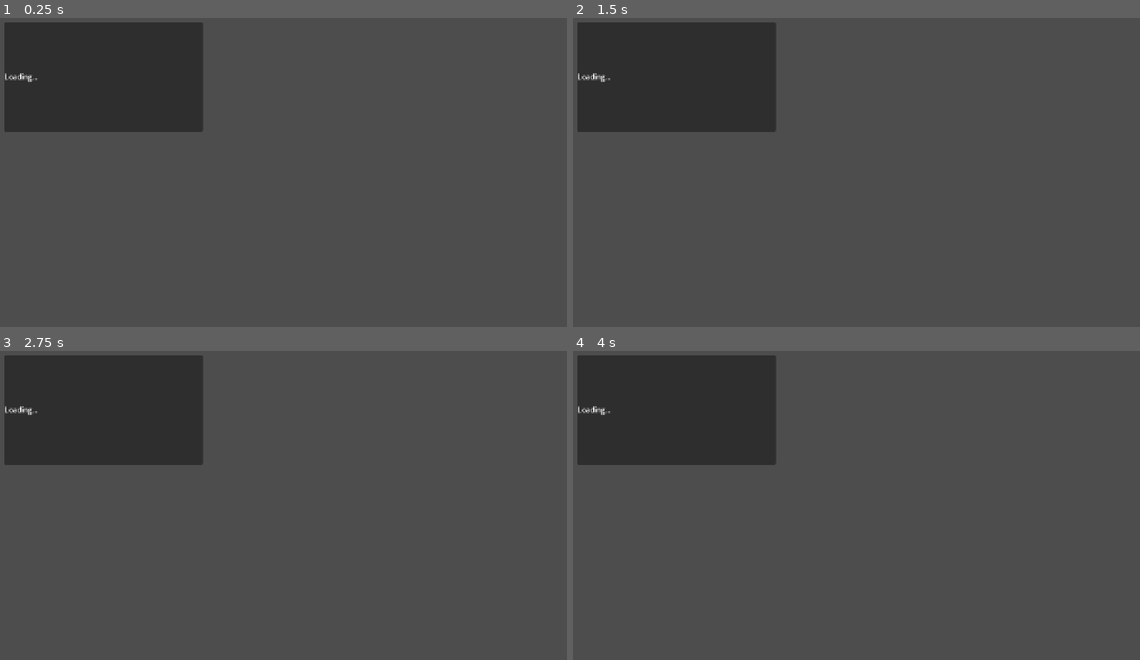
Above: before the commit, frames 1-4 (two rows, left to right).
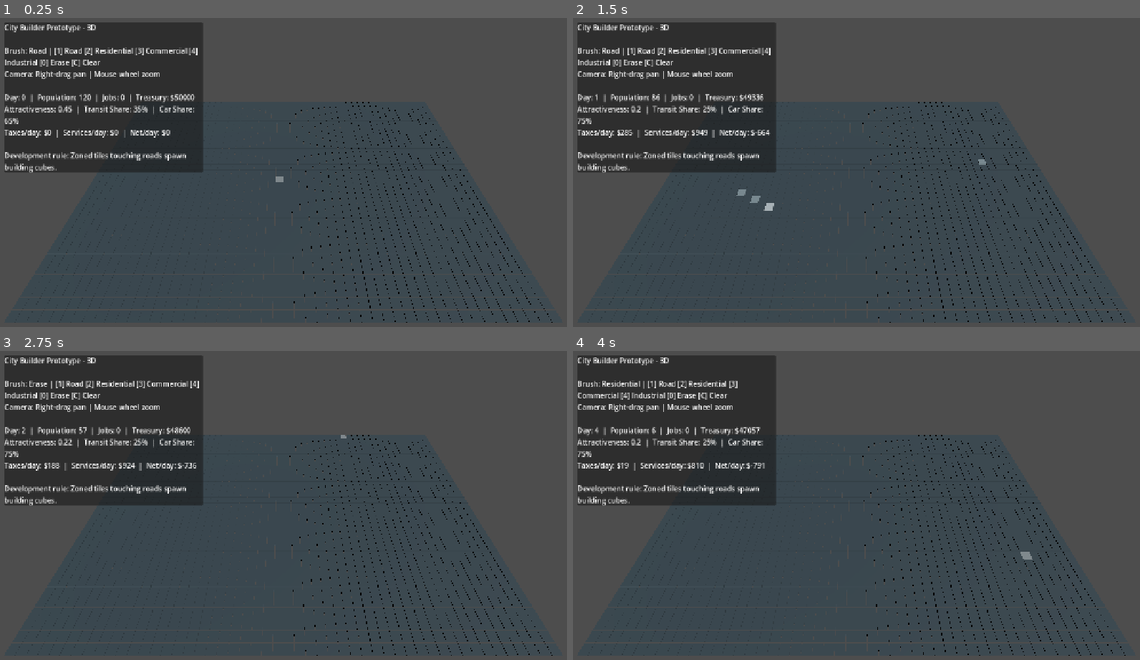
Above: after the commit, the same moments.

Repository: justakline/city_builder
Game: Godot game, scene res://scenes/main.tscn
The game is run twice, just before and just after one commit, with the same random seed, the same clock (stepped at 60 frames per second) and the same inputs.
Inputs (mouse positions are in pixels of both pictures, inside the frame that each line leads up to):
- Up to frame 1 (0.25 s): no input
- Up to frame 2 (1.5 s): tap Enter at 0.5 s; move the mouse to (981, 160) at 0.52 s; tap C at 0.6 s; click (981, 160) at 0.67 s; tap Space at 1.25 s; drag from (743, 191) to (828, 240) at 1.27 s
- Up to frame 3 (2.75 s): tap Enter at 2 s; move the mouse to (340, 437) at 2.02 s; tap 0 at 2.1 s; click (340, 437) at 2.17 s; tap C at 2.3 s
- Up to frame 4 (4 s): tap Space at 2.75 s; drag from (828, 573) to (686, 462) at 2.77 s; tap Enter at 3.5 s; move the mouse to (1026, 558) at 3.52 s; tap 2 at 3.6 s; click (1026, 558) at 3.67 s; tap C at 3.8 s

The runs differ from the first frame. In frame 1, 7.8% of the frame differs, in the area x 0-98%, y 2-99%; in frame 2, 7.8%; in frame 3, 7.7%; in frame 4, 7.8%.
Error before the commit: Parse Error: Cannot infer the type of "c" variable because the value doesn't have a set type. (res://scripts/main.gd:173)

Commit message:
Convert prototype to 3D with build cubes, camera pan/zoom, and Godot editor metadata

Diff:
--- a/project.godot
+++ b/project.godot
@@ -1,5 +1,6 @@
 ; Engine configuration file.
-; It's best edited using the editor and not directly.
+; It's best edited using the editor UI and not directly,
+; since the parameters that go here are not all obvious.
 ;
 ; Format:
 ;   [section] ; section goes between []
@@ -7,11 +8,15 @@
 
 config_version=5
 
+[animation]
+
+compatibility/default_parent_skeleton_in_mesh_instance_3d=true
+
 [application]
 
 config/name="city_builder"
 run/main_scene="res://scenes/main.tscn"
-config/features=PackedStringArray("4.2")
+config/features=PackedStringArray("4.6")
 config/icon="res://assets/icon.svg"
 
 [display]
@@ -19,9 +24,7 @@
 window/size/viewport_width=1280
 window/size/viewport_height=720
 window/stretch/mode="canvas_items"
-window/stretch/aspect="keep"
 
 [rendering]
 
-renderer/rendering_method="forward_plus"
 textures/vram_compression/import_s3tc_bptc=true
--- a/scenes/main.tscn
+++ b/scenes/main.tscn
@@ -3,11 +3,28 @@
 [ext_resource type="Script" path="res://scripts/main.gd" id="1_5dn5a"]
 [ext_resource type="Script" path="res://scripts/sim/simulation.gd" id="2_j08t8"]
 
-[node name="Main" type="Node2D"]
+[node name="Main" type="Node3D"]
 script = ExtResource("1_5dn5a")
 
 [node name="Simulation" type="Node" parent="."]
 script = ExtResource("2_j08t8")
+
+[node name="Sun" type="DirectionalLight3D" parent="."]
+transform = Transform3D(0.819152, -0.409576, 0.401106, 0, 0.699663, 0.714473, -0.573576, -0.585529, 0.573577, 0, 28, 0)
+light_energy = 1.5
+
+[node name="World" type="Node3D" parent="."]
+
+[node name="GroundRoot" type="Node3D" parent="World"]
+
+[node name="BuildingRoot" type="Node3D" parent="World"]
+
+[node name="HoverCursor" type="MeshInstance3D" parent="World"]
+visible = false
+
+[node name="Camera3D" type="Camera3D" parent="."]
+current = true
+near = 0.05
 
 [node name="UI" type="CanvasLayer" parent="."]
 
--- a/scripts/main.gd
+++ b/scripts/main.gd
@@ -1,9 +1,13 @@
-extends Node2D
+extends Node3D
 
 const GRID_WIDTH: int = 50
 const GRID_HEIGHT: int = 32
-const CELL_SIZE: int = 24
-const WORLD_OFFSET: Vector2i = Vector2i(20, 120)
+const CELL_SIZE: float = 2.0
+const GROUND_THICKNESS: float = 0.2
+
+const CAMERA_MIN_DISTANCE: float = 18.0
+const CAMERA_MAX_DISTANCE: float = 120.0
+const CAMERA_TILT_DEG: float = 55.0
 
 enum TileType {
 	EMPTY,
@@ -13,15 +17,7 @@
 	INDUSTRIAL,
 }
 
-const TILE_COLORS := {
-	TileType.EMPTY: Color("2d3c44"),
-	TileType.ROAD: Color("6f7f86"),
-	TileType.RESIDENTIAL: Color("66bb6a"),
-	TileType.COMMERCIAL: Color("42a5f5"),
-	TileType.INDUSTRIAL: Color("ffa726"),
-}
-
-const TILE_NAMES := {
+const TILE_NAMES: Dictionary = {
 	TileType.EMPTY: "Erase",
 	TileType.ROAD: "Road",
 	TileType.RESIDENTIAL: "Residential",
@@ -31,39 +27,66 @@
 
 @onready var simulation: Node = $Simulation
 @onready var info_label: Label = $UI/Panel/InfoLabel
-
-var grid: Array[Array] = []
+@onready var ground_root: Node3D = $World/GroundRoot
+@onready var building_root: Node3D = $World/BuildingRoot
+@onready var hover_cursor: MeshInstance3D = $World/HoverCursor
+@onready var camera_3d: Camera3D = $Camera3D
+
+var grid: Array = []
+var ground_tiles: Array = []
+var building_tiles: Dictionary = {}
+
 var active_brush: int = TileType.ROAD
 var hovered_cell: Vector2i = Vector2i(-1, -1)
 var last_stats: Dictionary = {}
 
+var materials: Dictionary = {}
+
+var is_panning: bool = false
+var camera_target: Vector3 = Vector3.ZERO
+var camera_distance: float = 56.0
+
 
 func _ready() -> void:
+	_initialize_materials()
 	_initialize_grid()
+	_generate_ground_meshes()
+	_initialize_hover_cursor()
+	_update_camera_transform()
 	last_stats = simulation.get_snapshot()
 	set_process(true)
-	queue_redraw()
 
 
 func _process(delta: float) -> void:
+	hovered_cell = _mouse_to_cell(get_viewport().get_mouse_position())
+	_update_hover_cursor()
+
 	var sim_inputs: Dictionary = _collect_sim_inputs()
 	last_stats = simulation.advance(delta, sim_inputs)
-	hovered_cell = _world_to_cell(get_global_mouse_position())
 	_update_ui()
 
 
 func _unhandled_input(event: InputEvent) -> void:
-	if event is InputEventMouseButton and event.pressed and event.button_index == MOUSE_BUTTON_LEFT:
-		var cell: Vector2i = _world_to_cell(event.position)
-		if _is_cell_in_bounds(cell):
-			_paint_cell(cell, active_brush)
-			queue_redraw()
-
-	if event is InputEventMouseMotion and Input.is_mouse_button_pressed(MOUSE_BUTTON_LEFT):
-		var drag_cell: Vector2i = _world_to_cell(event.position)
-		if _is_cell_in_bounds(drag_cell):
-			_paint_cell(drag_cell, active_brush)
-			queue_redraw()
+	if event is InputEventMouseButton:
+		if event.button_index == MOUSE_BUTTON_RIGHT:
+			is_panning = event.pressed
+		elif event.button_index == MOUSE_BUTTON_WHEEL_UP and event.pressed:
+			camera_distance = clampf(camera_distance - 4.0, CAMERA_MIN_DISTANCE, CAMERA_MAX_DISTANCE)
+			_update_camera_transform()
+		elif event.button_index == MOUSE_BUTTON_WHEEL_DOWN and event.pressed:
+			camera_distance = clampf(camera_distance + 4.0, CAMERA_MIN_DISTANCE, CAMERA_MAX_DISTANCE)
+			_update_camera_transform()
+		elif event.button_index == MOUSE_BUTTON_LEFT and event.pressed:
+			_paint_at_mouse(event.position)
+
+	if event is InputEventMouseMotion:
+		if Input.is_mouse_button_pressed(MOUSE_BUTTON_LEFT):
+			_paint_at_mouse(event.position)
+		if is_panning:
+			var pan_scale: float = camera_distance * 0.012
+			camera_target.x -= event.relative.x * pan_scale
+			camera_target.z -= event.relative.y * pan_scale
+			_update_camera_transform()
 
 	if event is InputEventKey and event.pressed:
 		match event.keycode:
@@ -79,24 +102,24 @@
 				active_brush = TileType.INDUSTRIAL
 			KEY_C:
 				_initialize_grid()
-		queue_redraw()
-
-
-func _draw() -> void:
-	draw_rect(Rect2(0, 0, 1280, 720), Color("1e272c"), true)
-
-	var world_size := Vector2i(GRID_WIDTH * CELL_SIZE, GRID_HEIGHT * CELL_SIZE)
-	draw_rect(Rect2(WORLD_OFFSET, world_size), Color("243137"), true)
-
-	for y in GRID_HEIGHT:
-		for x in GRID_WIDTH:
-			var tile_type: int = grid[y][x]
-			var pos := Vector2i(x * CELL_SIZE, y * CELL_SIZE) + WORLD_OFFSET
-			draw_rect(Rect2(pos, Vector2i(CELL_SIZE - 1, CELL_SIZE - 1)), TILE_COLORS[tile_type], true)
-
-	if _is_cell_in_bounds(hovered_cell):
-		var hover_pos := Vector2i(hovered_cell.x * CELL_SIZE, hovered_cell.y * CELL_SIZE) + WORLD_OFFSET
-		draw_rect(Rect2(hover_pos, Vector2i(CELL_SIZE - 1, CELL_SIZE - 1)), Color(1, 1, 1, 0.2), true)
+				_refresh_all_tiles()
+		_update_ui()
+
+
+func _initialize_materials() -> void:
+	materials.clear()
+	materials[TileType.EMPTY] = _create_material(Color("2d3c44"))
+	materials[TileType.ROAD] = _create_material(Color("6f7f86"))
+	materials[TileType.RESIDENTIAL] = _create_material(Color("66bb6a"))
+	materials[TileType.COMMERCIAL] = _create_material(Color("42a5f5"))
+	materials[TileType.INDUSTRIAL] = _create_material(Color("ffa726"))
+
+
+func _create_material(color: Color) -> StandardMaterial3D:
+	var mat: StandardMaterial3D = StandardMaterial3D.new()
+	mat.albedo_color = color
+	mat.roughness = 0.9
+	return mat
 
 
 func _initialize_grid() -> void:
@@ -108,18 +131,168 @@
 		grid.append(row)
 
 
-func _paint_cell(cell: Vector2i, tile_type: int) -> void:
-	if grid[cell.y][cell.x] != tile_type:
-		grid[cell.y][cell.x] = tile_type
-
-
-func _world_to_cell(world_pos: Vector2) -> Vector2i:
-	var local := world_pos - Vector2(WORLD_OFFSET)
-	return Vector2i(floori(local.x / CELL_SIZE), floori(local.y / CELL_SIZE))
+func _generate_ground_meshes() -> void:
+	for child in ground_root.get_children():
+		child.queue_free()
+	ground_tiles.clear()
+
+	var mesh: BoxMesh = BoxMesh.new()
+	mesh.size = Vector3(CELL_SIZE * 0.96, GROUND_THICKNESS, CELL_SIZE * 0.96)
+
+	for y in GRID_HEIGHT:
+		var row: Array = []
+		for x in GRID_WIDTH:
+			var tile: MeshInstance3D = MeshInstance3D.new()
+			tile.mesh = mesh
+			tile.position = _cell_to_world(x, y)
+			tile.material_override = materials[TileType.EMPTY]
+			ground_root.add_child(tile)
+			row.append(tile)
+		ground_tiles.append(row)
+
+
+func _initialize_hover_cursor() -> void:
+	var cursor_mesh: BoxMesh = BoxMesh.new()
+	cursor_mesh.size = Vector3(CELL_SIZE * 0.98, 0.06, CELL_SIZE * 0.98)
+	hover_cursor.mesh = cursor_mesh
+	var cursor_mat: StandardMaterial3D = StandardMaterial3D.new()
+	cursor_mat.albedo_color = Color(1, 1, 1, 0.35)
+	cursor_mat.transparency = BaseMaterial3D.TRANSPARENCY_ALPHA
+	cursor_mat.shading_mode = BaseMaterial3D.SHADING_MODE_UNSHADED
+	hover_cursor.material_override = cursor_mat
+
+
+func _refresh_all_tiles() -> void:
+	for y in GRID_HEIGHT:
+		for x in GRID_WIDTH:
+			_update_ground_tile(Vector2i(x, y))
+			_refresh_building_at(Vector2i(x, y))
+
+
+func _paint_at_mouse(mouse_pos: Vector2) -> void:
+	var cell: Vector2i = _mouse_to_cell(mouse_pos)
+	if not _is_cell_in_bounds(cell):
+		return
+	if grid[cell.y][cell.x] == active_brush:
+		return
+
+	grid[cell.y][cell.x] = active_brush
+	_update_ground_tile(cell)
+	_refresh_building_at(cell)
+
+	var neighbors: Array[Vector2i] = [Vector2i.LEFT, Vector2i.RIGHT, Vector2i.UP, Vector2i.DOWN]
+	for offset: Vector2i in neighbors:
+		var n: Vector2i = cell + offset
+		if _is_cell_in_bounds(n):
+			_refresh_building_at(n)
+
+
+func _update_ground_tile(cell: Vector2i) -> void:
+	var tile_type: int = grid[cell.y][cell.x]
+	var tile: MeshInstance3D = ground_tiles[cell.y][cell.x] as MeshInstance3D
+	tile.material_override = materials[tile_type]
+
+
+func _refresh_building_at(cell: Vector2i) -> void:
+	var key: String = "%d_%d" % [cell.x, cell.y]
+	var should_exist: bool = _is_developed_zone(cell)
+
+	if should_exist:
+		if not building_tiles.has(key):
+			var building: MeshInstance3D = MeshInstance3D.new()
+			var building_mesh: BoxMesh = BoxMesh.new()
+			building_mesh.size = Vector3(CELL_SIZE * 0.72, _building_height(cell), CELL_SIZE * 0.72)
+			building.mesh = building_mesh
+			building.position = _cell_to_world(cell.x, cell.y)
+			building.position.y = (GROUND_THICKNESS * 0.5) + (_building_height(cell) * 0.5)
+			building.material_override = materials[grid[cell.y][cell.x]]
+			building_root.add_child(building)
+			building_tiles[key] = building
+		else:
+			var existing: MeshInstance3D = building_tiles[key] as MeshInstance3D
+			existing.material_override = materials[grid[cell.y][cell.x]]
+	else:
+		if building_tiles.has(key):
+			var old_building: MeshInstance3D = building_tiles[key] as MeshInstance3D
+			old_building.queue_free()
+			building_tiles.erase(key)
+
+
+func _building_height(cell: Vector2i) -> float:
+	var tile_type: int = grid[cell.y][cell.x]
+	match tile_type:
+		TileType.RESIDENTIAL:
+			return 1.6
+		TileType.COMMERCIAL:
+			return 2.3
+		TileType.INDUSTRIAL:
+			return 1.9
+		_:
+			return 1.3
+
+
+func _is_zone(tile_type: int) -> bool:
+	return tile_type == TileType.RESIDENTIAL or tile_type == TileType.COMMERCIAL or tile_type == TileType.INDUSTRIAL
+
+
+func _is_developed_zone(cell: Vector2i) -> bool:
+	var tile_type: int = grid[cell.y][cell.x]
+	return _is_zone(tile_type) and _has_adjacent_road(cell)
+
+
+func _has_adjacent_road(cell: Vector2i) -> bool:
+	var dirs: Array[Vector2i] = [Vector2i.LEFT, Vector2i.RIGHT, Vector2i.UP, Vector2i.DOWN]
+	for d: Vector2i in dirs:
+		var c: Vector2i = cell + d
+		if _is_cell_in_bounds(c) and grid[c.y][c.x] == TileType.ROAD:
+			return true
+	return false
+
+
+func _cell_to_world(x: int, y: int) -> Vector3:
+	var origin_x: float = -(float(GRID_WIDTH) * CELL_SIZE * 0.5) + (CELL_SIZE * 0.5)
+	var origin_z: float = -(float(GRID_HEIGHT) * CELL_SIZE * 0.5) + (CELL_SIZE * 0.5)
+	return Vector3(origin_x + float(x) * CELL_SIZE, 0.0, origin_z + float(y) * CELL_SIZE)
+
+
+func _mouse_to_cell(mouse_pos: Vector2) -> Vector2i:
+	var ray_origin: Vector3 = camera_3d.project_ray_origin(mouse_pos)
+	var ray_dir: Vector3 = camera_3d.project_ray_normal(mouse_pos)
+
+	if absf(ray_dir.y) < 0.0001:
+		return Vector2i(-1, -1)
+
+	var t: float = -ray_origin.y / ray_dir.y
+	if t < 0.0:
+		return Vector2i(-1, -1)
+
+	var hit: Vector3 = ray_origin + ray_dir * t
+	var min_x: float = -(float(GRID_WIDTH) * CELL_SIZE * 0.5)
+	var min_z: float = -(float(GRID_HEIGHT) * CELL_SIZE * 0.5)
+	var gx: int = int(floor((hit.x - min_x) / CELL_SIZE))
+	var gy: int = int(floor((hit.z - min_z) / CELL_SIZE))
+	return Vector2i(gx, gy)
 
 
 func _is_cell_in_bounds(cell: Vector2i) -> bool:
 	return cell.x >= 0 and cell.y >= 0 and cell.x < GRID_WIDTH and cell.y < GRID_HEIGHT
+
+
+func _update_hover_cursor() -> void:
+	if _is_cell_in_bounds(hovered_cell):
+		hover_cursor.visible = true
+		hover_cursor.position = _cell_to_world(hovered_cell.x, hovered_cell.y)
+		hover_cursor.position.y = GROUND_THICKNESS * 0.5 + 0.05
+	else:
+		hover_cursor.visible = false
+
+
+func _update_camera_transform() -> void:
+	var tilt_radians: float = deg_to_rad(CAMERA_TILT_DEG)
+	var cam_y: float = sin(tilt_radians) * camera_distance
+	var cam_z: float = cos(tilt_radians) * camera_distance
+	camera_3d.position = camera_target + Vector3(0.0, cam_y, cam_z)
+	camera_3d.look_at(camera_target, Vector3.UP)
 
 
 func _collect_sim_inputs() -> Dictionary:
@@ -167,41 +340,32 @@
 	}
 
 
-func _has_adjacent_road(cell: Vector2i) -> bool:
-	var dirs := [Vector2i.LEFT, Vector2i.RIGHT, Vector2i.UP, Vector2i.DOWN]
-	for d in dirs:
-		var c := cell + d
-		if _is_cell_in_bounds(c) and grid[c.y][c.x] == TileType.ROAD:
-			return true
-	return false
-
-
 func _update_ui() -> void:
-	var info := PackedStringArray()
-	info.append("City Builder Prototype - First Playable")
+	var info: PackedStringArray = PackedStringArray()
+	info.append("City Builder Prototype - 3D")
 	info.append("")
-	info.append("Brush: %s | Controls: [1] Road  [2] Residential  [3] Commercial  [4] Industrial  [0] Erase  [C] Clear" % TILE_NAMES[active_brush])
+	info.append("Brush: %s | [1] Road [2] Residential [3] Commercial [4] Industrial [0] Erase [C] Clear" % TILE_NAMES[active_brush])
+	info.append("Camera: Right-drag pan | Mouse wheel zoom")
 	info.append("")
 	info.append("Day: %d  |  Population: %d  |  Jobs: %d  |  Treasury: $%s" % [
-		last_stats.get("day", 0),
-		last_stats.get("population", 0),
-		last_stats.get("jobs", 0),
-		_format_int(last_stats.get("treasury", 0)),
+		int(last_stats.get("day", 0)),
+		int(last_stats.get("population", 0)),
+		int(last_stats.get("jobs", 0)),
+		_format_int(int(last_stats.get("treasury", 0))),
 	])
 	info.append("Attractiveness: %s  |  Transit Share: %s%%  |  Car Share: %s%%" % [
-		_format_float(last_stats.get("attractiveness", 0.0), 2),
-		_format_float(last_stats.get("transit_share", 0.0) * 100.0, 0),
-		_format_float(last_stats.get("car_share", 0.0) * 100.0, 0),
+		_format_float(float(last_stats.get("attractiveness", 0.0)), 2),
+		_format_float(float(last_stats.get("transit_share", 0.0)) * 100.0, 0),
+		_format_float(float(last_stats.get("car_share", 0.0)) * 100.0, 0),
 	])
 	info.append("Taxes/day: $%s  |  Services/day: $%s  |  Net/day: $%s" % [
-		_format_int(last_stats.get("tax_income", 0)),
-		_format_int(last_stats.get("service_cost", 0)),
-		_format_int(last_stats.get("net_income", 0)),
+		_format_int(int(last_stats.get("tax_income", 0))),
+		_format_int(int(last_stats.get("service_cost", 0))),
+		_format_int(int(last_stats.get("net_income", 0))),
 	])
 	info.append("")
-	info.append("Road Access: Keep zones touching roads to improve growth.")
+	info.append("Development rule: Zoned tiles touching roads spawn building cubes.")
 	info_label.text = "\n".join(info)
-	queue_redraw()
 
 
 func _format_int(value: int) -> String:
Not shown, added: scripts/main.gd.uid
Not shown, added: scripts/sim/simulation.gd.uid
Not shown, changed: README.md
